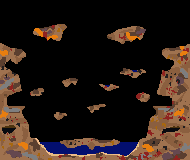
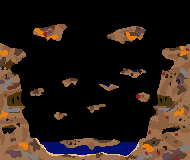
Layers edited between the first and the second 190x160 image:
added layer "tunnel" above "water-Kopie" over [5, 59, 172, 106]
hid "sulphur" over [0, 25, 181, 160]
added layer "flints-Kopie" above "flints" over [6, 25, 189, 160]
hid "flints" over [6, 25, 189, 160]
